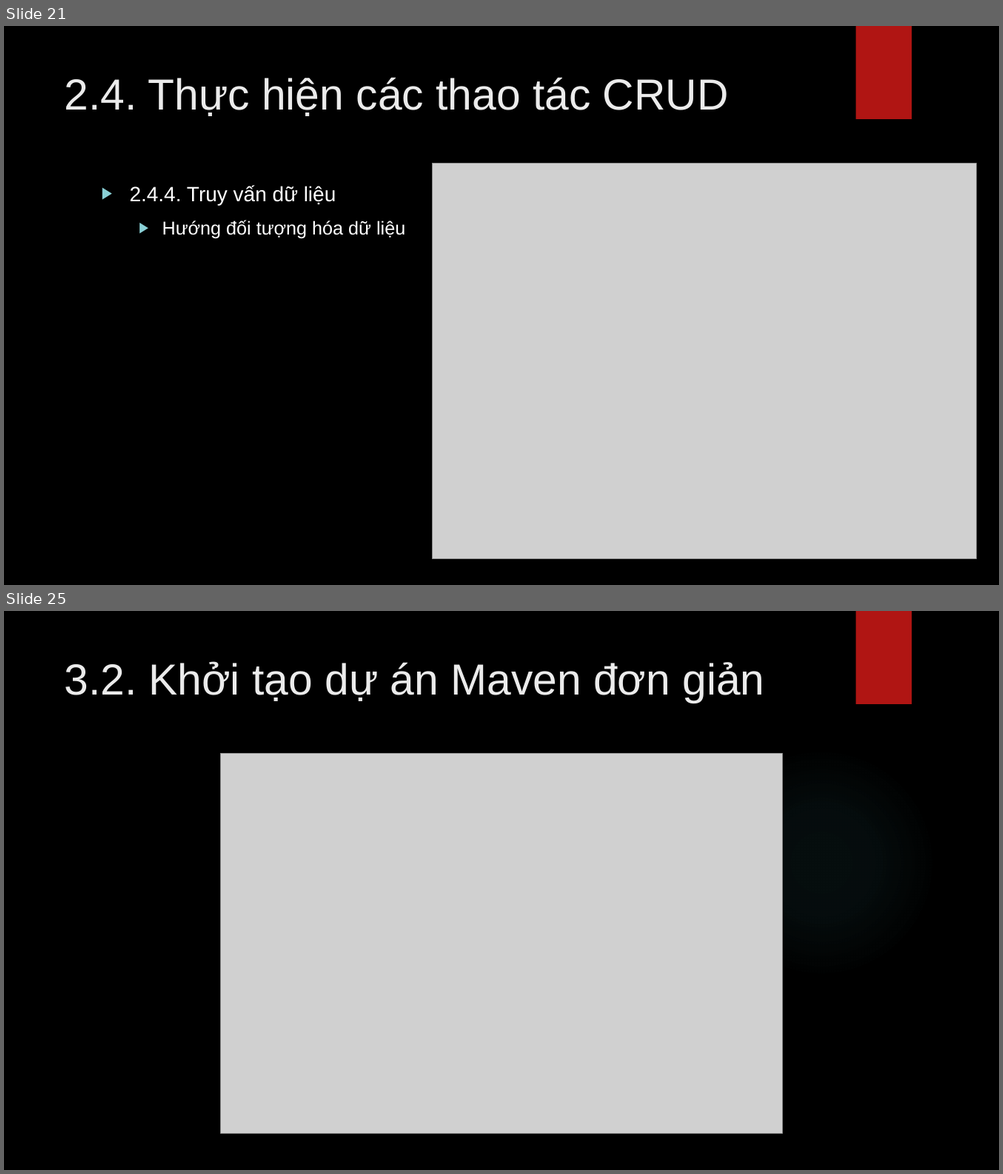
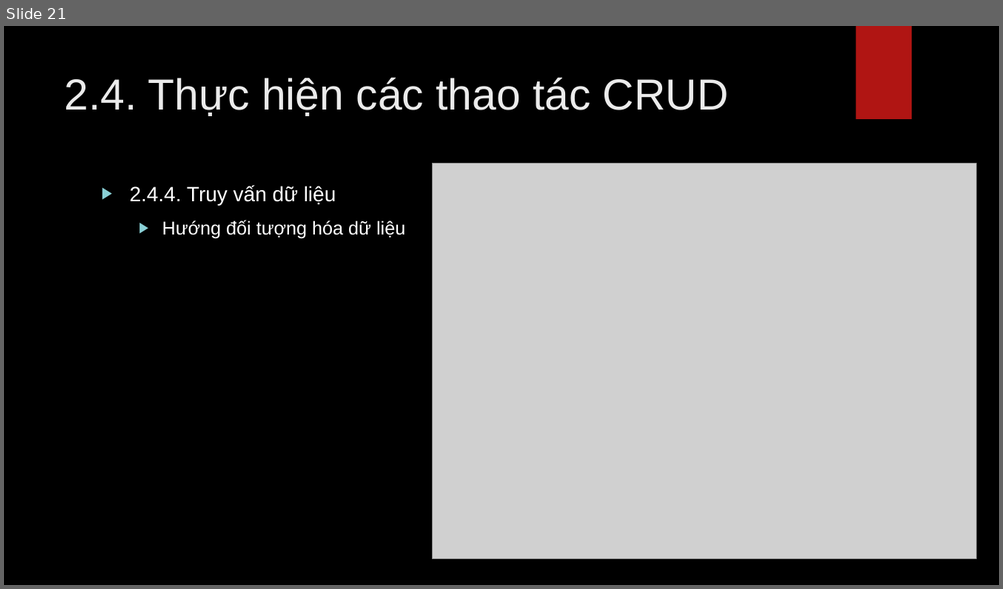
Before and after one commit to lequochai26/GDUTraining_Basic_Java_Web_Development, a slide deck: Slides/Day_6_2.pptx. Shown one above the other, each under a label of ours: slides 21 and 25 before the commit, slide 21 after it; the slides between them are not shown. The pictures are 1003x1174 and 1003x589 pixels, drawn with LibreOffice and Linux fonts; fonts in the diff are those of the drawing; grey boxes stand for pictures; background and template pictures are left out. Boxes give left, top, right and bottom in pixels: in the first picture for what was removed or moved away, otherwise in the second. Text is boxed around its words. In the diff, an @@ line names an element or a change of style, - is before the commit and + after.

```diff
--- a/Slides/Day_6_2.pptx
+++ b/Slides/Day_6_2.pptx
@@ slide 25 removed at [4,611,999,1170], background picture (left out); not listed: 2 template elements that a slide beside it also shows @@
@@ title removed at [64,661,764,703] @@
-3.2. Khởi tạo dự án Maven đơn giản
@@ picture removed at [220,754,782,1134] @@
```
Also in this commit, not shown: 1 slide changed, 12 other slides removed.
